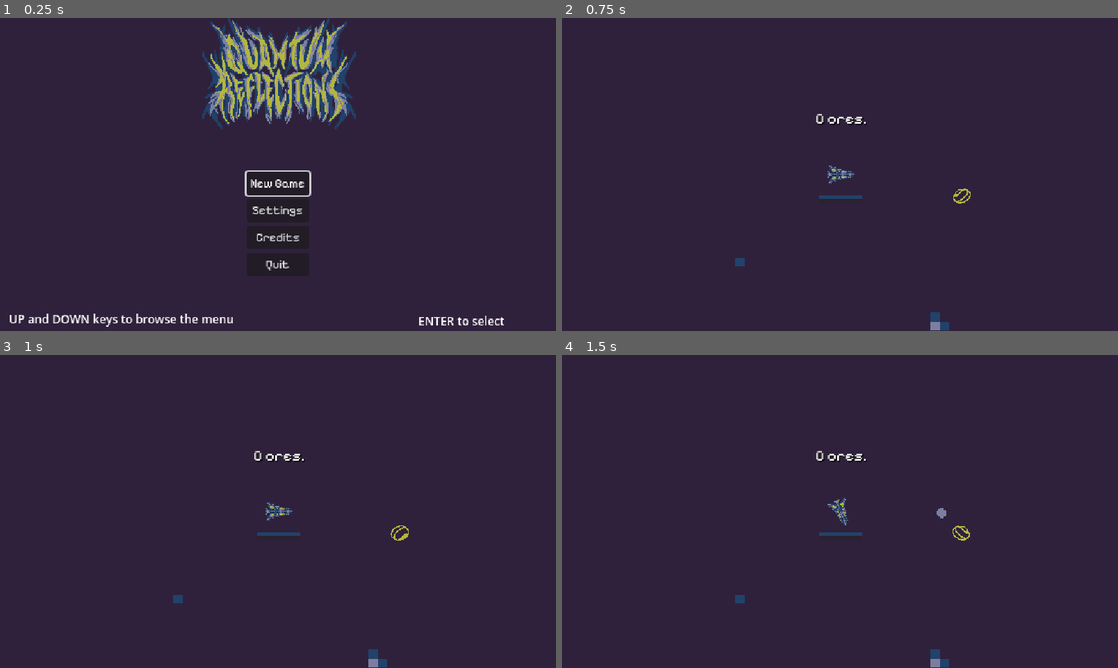
Above: before the commit, frames 1-4 (two rows, left to right).
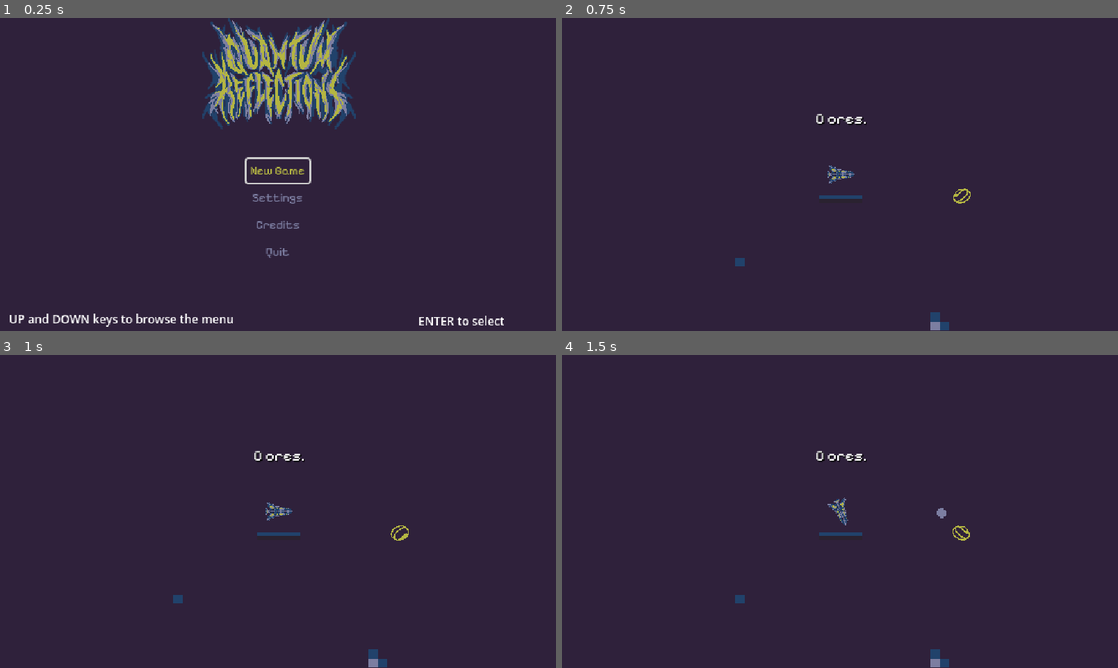
Above: after the commit, the same moments.

Repository: iparosds/Quantum-Reflections
Game: Godot game, scene res://scenes/menu.tscn
The game is run twice, just before and just after one commit, with the same random seed, the same clock (stepped at 60 frames per second) and the same inputs.
Inputs (mouse positions are in pixels of both pictures, inside the frame that each line leads up to):
- Up to frame 1 (0.25 s): no input
- Up to frame 2 (0.75 s): click "New Game" at 0.5 s
- Up to frame 3 (1 s): no input
- Up to frame 4 (1.5 s): tap Enter (enter) at 1.25, 1.35 s; move the mouse to (962, 495) at 1.27 s; hold Right (move_right) from 1.28 s (still down)

The runs differ from the first frame. In frame 1, 1.1% of the frame differs, in the area x 44-56%, y 44-81%; in frame 2, nothing differs; in frame 3, nothing differs; in frame 4, nothing differs.

Commit message:
corrigindo fontes do primeiro menu

Diff:
--- a/scenes/menu.tscn
+++ b/scenes/menu.tscn
@@ -44,14 +44,14 @@
 [node name="MarginContainer" type="MarginContainer" parent="."]
 layout_mode = 1
 anchors_preset = -1
-anchor_left = 0.499
-anchor_top = 0.559
-anchor_right = 0.499
-anchor_bottom = 0.559
-offset_left = -67.848
-offset_top = -58.232
-offset_right = 67.152
-offset_bottom = 121.768
+anchor_left = 0.5
+anchor_top = 0.608
+anchor_right = 0.5
+anchor_bottom = 0.608
+offset_left = -68.0
+offset_top = -86.984
+offset_right = 67.0
+offset_bottom = 93.016
 grow_horizontal = 2
 grow_vertical = 2
 size_flags_horizontal = 4
@@ -70,9 +70,13 @@
 focus_neighbor_top = NodePath("../Quit")
 focus_neighbor_bottom = NodePath("../Settings")
 theme = SubResource("Theme_uhqyi")
+theme_override_colors/font_hover_color = Color(0.705882, 0.709804, 0.258824, 1)
+theme_override_colors/font_focus_color = Color(0.705882, 0.709804, 0.258824, 1)
+theme_override_colors/font_color = Color(0.486275, 0.494118, 0.631373, 1)
 theme_override_fonts/font = ExtResource("3_la3r8")
 theme_override_font_sizes/font_size = 12
 text = "New Game"
+flat = true
 
 [node name="Settings" type="Button" parent="MarginContainer/VBoxContainer"]
 layout_mode = 2
@@ -80,9 +84,13 @@
 focus_neighbor_top = NodePath("../New_Game")
 focus_neighbor_bottom = NodePath("../Credits")
 theme = SubResource("Theme_uhqyi")
+theme_override_colors/font_hover_color = Color(0.705882, 0.709804, 0.258824, 1)
+theme_override_colors/font_focus_color = Color(0.705882, 0.709804, 0.258824, 1)
+theme_override_colors/font_color = Color(0.486275, 0.494118, 0.631373, 1)
 theme_override_fonts/font = ExtResource("3_la3r8")
 theme_override_font_sizes/font_size = 12
 text = "Settings"
+flat = true
 
 [node name="Credits" type="Button" parent="MarginContainer/VBoxContainer"]
 layout_mode = 2
@@ -91,18 +99,26 @@
 focus_neighbor_top = NodePath("../Settings")
 focus_neighbor_bottom = NodePath("../Quit")
 theme = SubResource("Theme_uhqyi")
+theme_override_colors/font_hover_color = Color(0.705882, 0.709804, 0.258824, 1)
+theme_override_colors/font_focus_color = Color(0.705882, 0.709804, 0.258824, 1)
+theme_override_colors/font_color = Color(0.486275, 0.494118, 0.631373, 1)
 theme_override_fonts/font = ExtResource("3_la3r8")
 theme_override_font_sizes/font_size = 12
 text = "Credits"
+flat = true
 
 [node name="Quit" type="Button" parent="MarginContainer/VBoxContainer"]
 layout_mode = 2
 focus_neighbor_top = NodePath("../Credits")
 focus_neighbor_bottom = NodePath("../New_Game")
 theme = SubResource("Theme_uhqyi")
+theme_override_colors/font_hover_color = Color(0.705882, 0.709804, 0.258824, 1)
+theme_override_colors/font_focus_color = Color(0.705882, 0.709804, 0.258824, 1)
+theme_override_colors/font_color = Color(0.486275, 0.494118, 0.631373, 1)
 theme_override_fonts/font = ExtResource("3_la3r8")
 theme_override_font_sizes/font_size = 12
 text = "Quit"
+flat = true
 
 [node name="menu_music" type="AudioStreamPlayer" parent="."]
 stream = ExtResource("3_8h3rd")
Not shown: 1 places in scripts/projectile_basic.tres that only renumber resources
